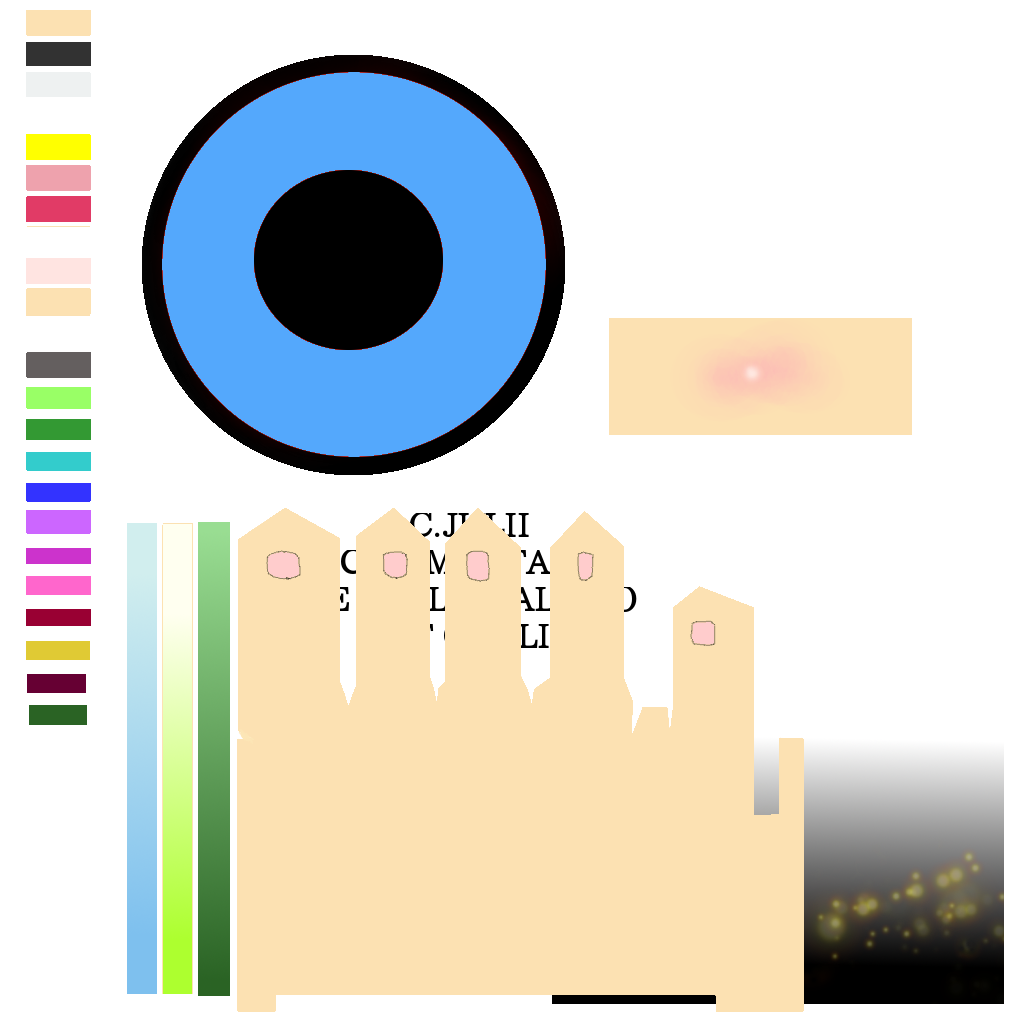
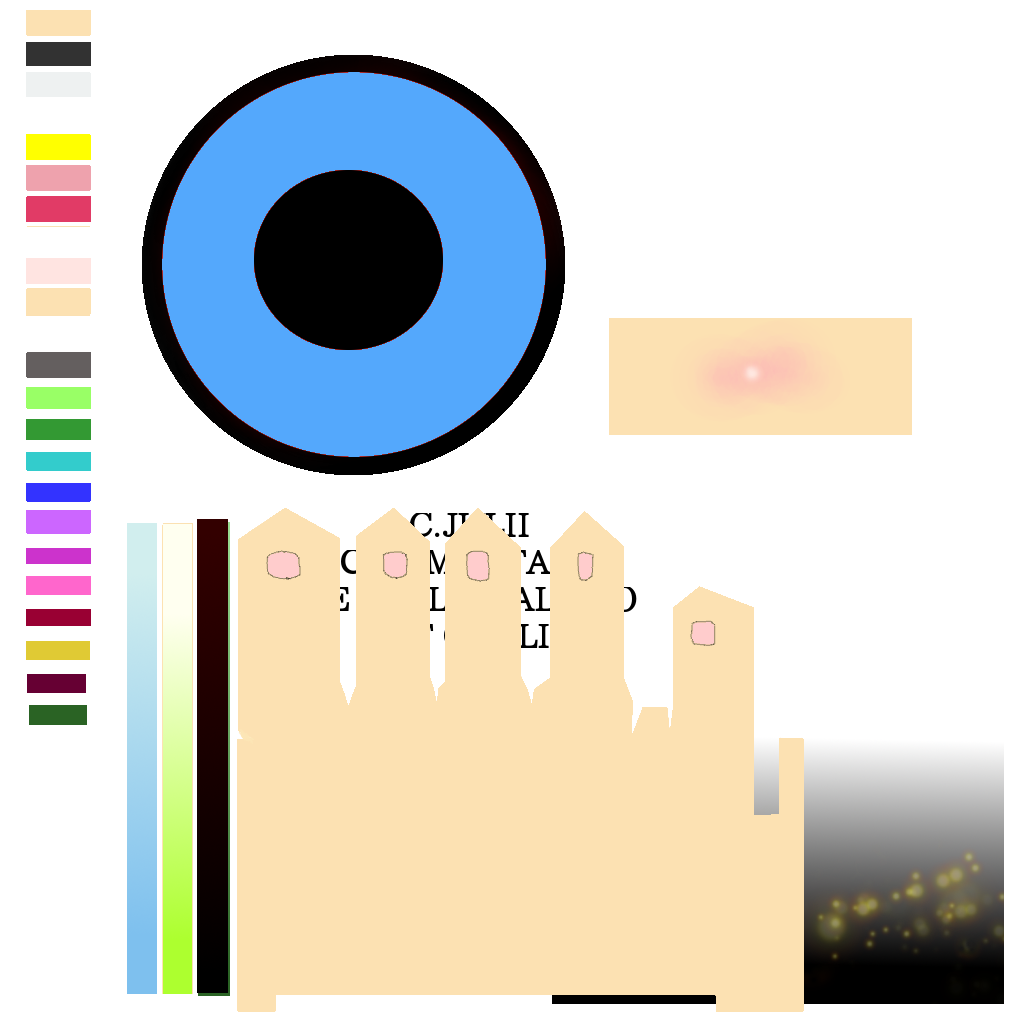
Before/after of a 1024px x 1024px layered artwork. What changed in the layer stack:
painted on "White #1" over [197, 519, 228, 993]
